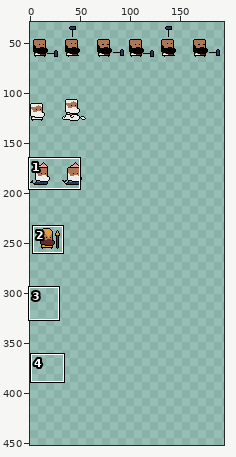
A pixel-art file gets an edit: art/characters.aseprite. The picture above shows the old version from afar; the outline marks the close-up.
Close-up. Earlier state:
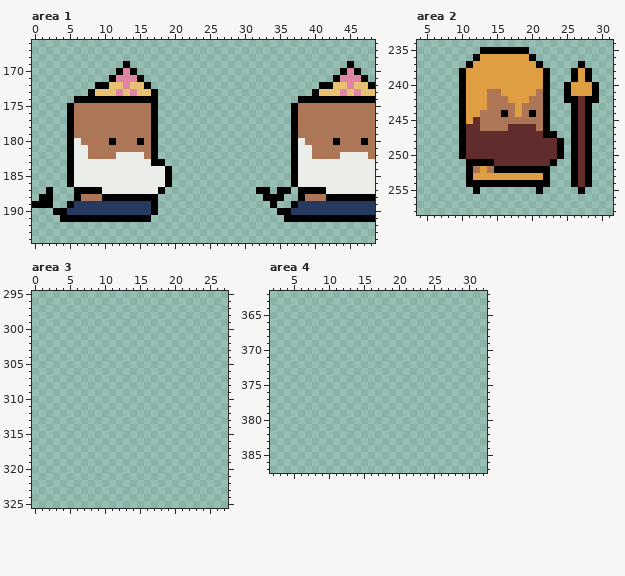
512x512 pixels, 1 frame. Shown: area 1: x 0..48, y 166..194; area 2: x 4..31, y 234..258; area 3: x 0..27, y 295..325; area 4: x 2..32, y 362..387. The wide view leaves out empty margins. The commit also changed other parts of the picture, which this record leaves out.
The same view after the edit:
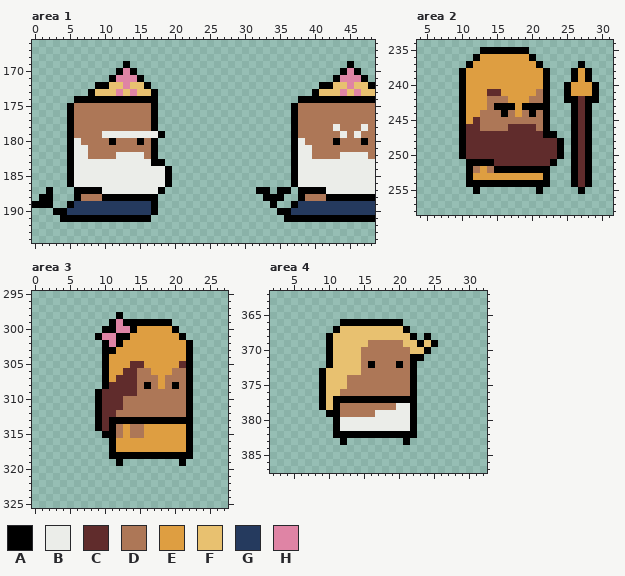
Palette (. is transparent): A #000000  B #ebede9  C #602c2c  D #ad7757  E #de9e41  F #e8c170  G #253a5e  H #df84a5
Change:
Area 1:
y 178: x 43 D -> B; x 47 D -> B
y 179: x 10..18 DDDDDDDA. -> BBBBBBBBA; x 44 D -> B; x 46 D -> B
Area 2:
y 241: x 14..15 DD -> CC
y 243: x 15..17 DDD -> AAA; x 19..21 DDD -> AAA
Area 3:
y 298: x 12 . -> A
y 299: x 11..19 ......... -> AHAAAAAAA
y 300: x 10..20 ........... -> AAHHAEEEEEA
y 301: x 9..21 ............. -> AHHAAEEEEEEEA
y 302: x 10..22 ............. -> AHAEEEEEEEEEA
y 303: x 10..22 ............. -> AAEEEEEEEEEEA
y 304: x 10..22 ............. -> AEEEEEEEEEEEA
y 305: x 10..22 ............. -> AEEECCEEEEECA
y 306: x 10..22 ............. -> AEECCDDEEEDDA
y 307: x 10..22 ............. -> AECCCDDDEDDDA
y 308: x 10..22 ............. -> ACCCCDADEDADA
y 309: x 9..22 .............. -> ACCCCCDDDDDDDA
y 310..311: x 9..22 .............. -> ACCCDDDDDDDDDA
y 312: x 9..22 .............. -> ACCDDDDDDDDDDA
y 313: x 9..22 .............. -> ACAAAAAAAAAAAA
y 314: x 9..22 .............. -> ACADEDDEEEEEEA
y 315: x 10..22 ............. -> AADEDDEEEEEEA
y 316..317: x 11..22 ............ -> AEEEEEEEEEEA
y 318: x 11..22 ............ -> AAAAAAAAAAAA
y 319: x 12 . -> A; x 21 . -> A
Area 4:
y 366: x 12..20 ......... -> AAAAAAAAA
y 367: x 11..21 ........... -> AFFFFFFFFFA
y 368: x 10..22 ............. -> AFFFFFFFFFFFA; x 24 . -> A
y 369: x 10..25 ................ -> AFFFFFDDDDDFFAFA
y 370: x 10..24 ............... -> AFFFFDDDDDDDFFA
y 371: x 10..23 .............. -> AFFFFDDDDDDDAA
y 372: x 10..22 ............. -> AFFFFDADDDADA
y 373: x 9..22 .............. -> AFFFFFDDDDDDDA
y 374..375: x 9..22 .............. -> AFFFDDDDDDDDDA
y 376: x 9..22 .............. -> AFFDDDDDDDDDDA
y 377: x 9..22 .............. -> AFAAAAAAAAAAAA
y 378: x 9..22 .............. -> AFADDDDDDDDBBA
y 379: x 10..22 ............. -> AADDDDDBBBBBA
y 380..381: x 11..22 ............ -> ABBBBBBBBBBA
y 382: x 11..22 ............ -> AAAAAAAAAAAA
y 383: x 12 . -> A; x 21 . -> A
Pixel boxes of the changes (left, top, right, bottom) in both close-ups:
changed: (333, 124, 368, 138)
changed: (102, 131, 165, 138)
changed: (487, 89, 543, 110)
added: (95, 312, 193, 466)
added: (319, 319, 438, 445)
